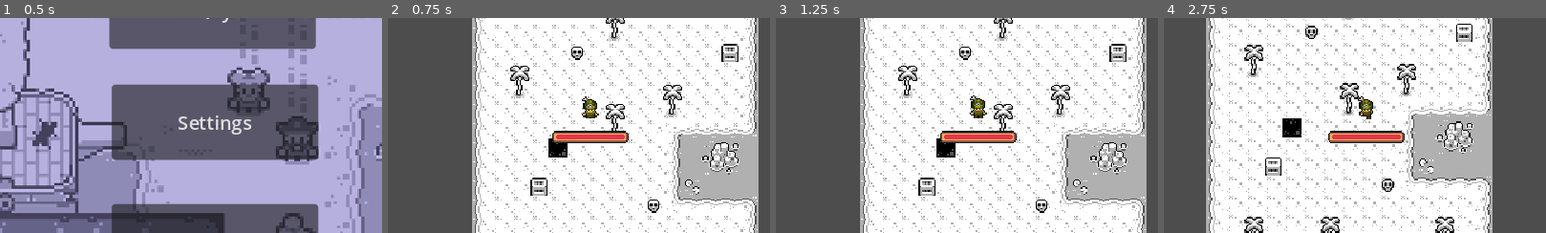
Above: before the commit, frames 1-4 (left to right).
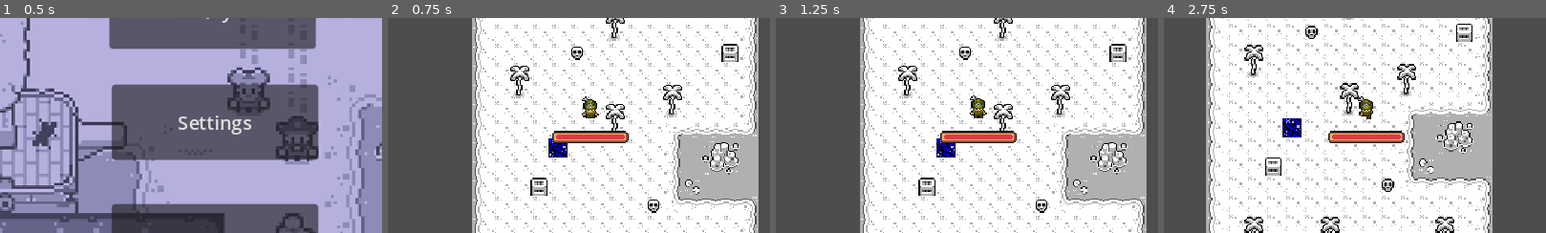
Above: after the commit, the same moments.

Repository: liam-barkley/Game-Jam
Game: Godot game, scene res://Scenes/main_menu.tscn
Same seed, same stepped clock (60 frames per second), same inputs: the game is played once before the commit and once after it.
Inputs (mouse positions are % of the whole screen's width and height, from its top left):
- Up to frame 1 (0.5 s): no input
- Up to frame 2 (0.75 s): click "Play" at 0.5 s
- Up to frame 3 (1.25 s): no input
- Up to frame 4 (2.75 s): tap Enter at 1.25 s; move the mouse to (72, 45) at 1.27 s; hold D (move_right) 1.28-2.03 s; click (72, 45) at 1.35 s; move the mouse to (30, 55) at 2.02 s; hold S (move_down) from 2.03 s (still down); click (30, 55) at 2.1 s
The pictures show only the part of the screen within x 24-74%, y 29-79%; the shares and areas given below are measured in that part.

Frame 1 is identical in both runs. In frame 2, 0.2% of the frame differs, in the area x 42-47%, y 56-65%; in frame 3, 0.2%; in frame 4, 0.2%, in the area x 31-36%, y 46-56%.

Commit message:
Improved corrosive tile animation

Diff:
--- a/Game/Scenes/corrupt_tile.tscn
+++ b/Game/Scenes/corrupt_tile.tscn
@@ -1,9 +1,10 @@
-[gd_scene load_steps=5 format=3 uid="uid://pd461cdy6t1a"]
-
-[ext_resource type="Texture2D" uid="uid://d25bh0bro72nv" path="res://Arts/kenney_monochrome-pirates/Monochrome/Tilemap/tilemap.png" id="1_fypsf"]
-
-[sub_resource type="TileSetAtlasSource" id="TileSetAtlasSource_20xw7"]
-texture = ExtResource("1_fypsf")
+[gd_scene load_steps=7 format=3 uid="uid://pd461cdy6t1a"]
+
+[ext_resource type="Texture2D" uid="uid://cjils3yw7arf8" path="res://Arts/kenney_monochrome-pirates/Monochrome/Tilemap/corrosion_tilemap.png" id="1_8iim5"]
+[ext_resource type="Texture2D" uid="uid://cqglb138uu18i" path="res://Arts/kenney_monochrome-pirates/Monochrome/Tilemap/imageedit_5_3230235528.png" id="2_u6oox"]
+
+[sub_resource type="TileSetAtlasSource" id="TileSetAtlasSource_c5u2m"]
+texture = ExtResource("1_8iim5")
 separation = Vector2i(1, 1)
 0:0/0 = 0
 1:0/0 = 0
@@ -150,8 +151,157 @@
 16:7/0 = 0
 17:7/0 = 0
 
+[sub_resource type="TileSetAtlasSource" id="TileSetAtlasSource_gw6qv"]
+texture = ExtResource("2_u6oox")
+separation = Vector2i(1, 1)
+0:0/0 = 0
+1:0/0 = 0
+2:0/0 = 0
+3:0/0 = 0
+4:0/0 = 0
+5:0/0 = 0
+6:0/0 = 0
+7:0/0 = 0
+8:0/0 = 0
+9:0/0 = 0
+10:0/0 = 0
+11:0/0 = 0
+12:0/0 = 0
+13:0/0 = 0
+14:0/0 = 0
+15:0/0 = 0
+16:0/0 = 0
+17:0/0 = 0
+0:1/0 = 0
+1:1/0 = 0
+2:1/0 = 0
+3:1/0 = 0
+4:1/0 = 0
+5:1/0 = 0
+6:1/0 = 0
+7:1/0 = 0
+8:1/0 = 0
+9:1/0 = 0
+10:1/0 = 0
+11:1/0 = 0
+12:1/0 = 0
+13:1/0 = 0
+14:1/0 = 0
+15:1/0 = 0
+16:1/0 = 0
+17:1/0 = 0
+0:2/0 = 0
+1:2/0 = 0
+2:2/0 = 0
+3:2/0 = 0
+4:2/0 = 0
+5:2/0 = 0
+6:2/0 = 0
+7:2/0 = 0
+8:2/0 = 0
+9:2/0 = 0
+10:2/0 = 0
+11:2/0 = 0
+12:2/0 = 0
+13:2/0 = 0
+14:2/0 = 0
+15:2/0 = 0
+16:2/0 = 0
+17:2/0 = 0
+0:3/0 = 0
+1:3/0 = 0
+2:3/0 = 0
+3:3/0 = 0
+4:3/0 = 0
+5:3/0 = 0
+6:3/0 = 0
+7:3/0 = 0
+8:3/0 = 0
+9:3/0 = 0
+10:3/0 = 0
+11:3/0 = 0
+12:3/0 = 0
+13:3/0 = 0
+14:3/0 = 0
+15:3/0 = 0
+16:3/0 = 0
+17:3/0 = 0
+0:4/0 = 0
+1:4/0 = 0
+2:4/0 = 0
+3:4/0 = 0
+4:4/0 = 0
+5:4/0 = 0
+6:4/0 = 0
+7:4/0 = 0
+8:4/0 = 0
+9:4/0 = 0
+10:4/0 = 0
+11:4/0 = 0
+12:4/0 = 0
+13:4/0 = 0
+14:4/0 = 0
+15:4/0 = 0
+16:4/0 = 0
+17:4/0 = 0
+0:5/0 = 0
+1:5/0 = 0
+2:5/0 = 0
+3:5/0 = 0
+4:5/0 = 0
+5:5/0 = 0
+6:5/0 = 0
+7:5/0 = 0
+8:5/0 = 0
+9:5/0 = 0
+10:5/0 = 0
+11:5/0 = 0
+12:5/0 = 0
+13:5/0 = 0
+14:5/0 = 0
+15:5/0 = 0
+16:5/0 = 0
+17:5/0 = 0
+0:6/0 = 0
+1:6/0 = 0
+2:6/0 = 0
+3:6/0 = 0
+4:6/0 = 0
+5:6/0 = 0
+6:6/0 = 0
+7:6/0 = 0
+8:6/0 = 0
+9:6/0 = 0
+10:6/0 = 0
+11:6/0 = 0
+12:6/0 = 0
+13:6/0 = 0
+14:6/0 = 0
+15:6/0 = 0
+16:6/0 = 0
+17:6/0 = 0
+0:7/0 = 0
+1:7/0 = 0
+2:7/0 = 0
+3:7/0 = 0
+4:7/0 = 0
+5:7/0 = 0
+6:7/0 = 0
+7:7/0 = 0
+8:7/0 = 0
+9:7/0 = 0
+10:7/0 = 0
+11:7/0 = 0
+12:7/0 = 0
+13:7/0 = 0
+14:7/0 = 0
+15:7/0 = 0
+16:7/0 = 0
+17:7/0 = 0
+
 [sub_resource type="TileSet" id="TileSet_fb5tr"]
-sources/0 = SubResource("TileSetAtlasSource_20xw7")
+sources/1 = SubResource("TileSetAtlasSource_c5u2m")
+sources/2 = SubResource("TileSetAtlasSource_gw6qv")
 
 [sub_resource type="RectangleShape2D" id="RectangleShape2D_5duv1"]
 size = Vector2(16, 16)
@@ -159,10 +309,10 @@
 [node name="CorruptArea" type="Area2D"]
 show_behind_parent = true
 
-[node name="TileMap" type="TileMap" parent="."]
+[node name="CorrosionTiles" type="TileMap" parent="."]
 tile_set = SubResource("TileSet_fb5tr")
 format = 2
-layer_0/tile_data = PackedInt32Array(0, 458752, 1)
+layer_0/tile_data = PackedInt32Array(0, 262146, 1)
 
 [node name="CollisionShape2D" type="CollisionShape2D" parent="."]
 position = Vector2(8, 8)
--- a/Game/Scenes/tile_script.gd
+++ b/Game/Scenes/tile_script.gd
@@ -5,8 +5,10 @@
 var NUM_COLS = 15
 var is_corrupted_grid = [] # Boolean 2D array of NUM_ROWS * NUM_COLS
 
-var corruption_probability = 0.025
+var CORRUPTION_PROBABILITY = 0.025
 var corrupted_tile = preload("res://Scenes/corrupt_tile.tscn")
+
+var is_player_in_corruption : bool = false
 
 func _ready():
 	initialize_grid()
@@ -29,7 +31,7 @@
 	var ny = 0
 	while corrupt_init == false:
 		var r = randf()
-		if  r < corruption_probability:
+		if  r < CORRUPTION_PROBABILITY:
 			var pos = Vector2(nx*GRID_SIZE, ny*GRID_SIZE)
 			var my_instance = corrupted_tile.instantiate()
 			my_instance.position = pos
@@ -66,10 +68,27 @@
 				if (i == 0 and j == 0) || (is_corrupted_grid[nx][ny] == true):
 					continue
 
-				if randf() < corruption_probability:
+				if randf() < CORRUPTION_PROBABILITY:
 					is_corrupted_grid[nx][ny] = true
 					# Instantiate corrupt tile
 					var pos = Vector2(nx * GRID_SIZE, ny * GRID_SIZE)
 					var corruption = corrupted_tile.instantiate()
 					corruption.position = pos
+					# Set corrupted tile
+					var tile = get_cell_atlas_coords(0, Vector2i(nx, ny))
+					corruption.get_node("CorrosionTiles").set_cell(0, Vector2i(0,0), 2, tile)
+					# Link signals
+					corruption.body_entered.connect(on_corruption_body_entered)
+					corruption.body_exited.connect(on_corruption_body_exited)
+					# Add instance to parent
 					add_child(corruption)
+
+func on_corruption_body_entered(body):
+	if body.name == "Player" && is_player_in_corruption == false:
+		is_player_in_corruption = true
+		print("Player has entered the corruption")
+
+func on_corruption_body_exited(body):
+	#if body.name == "Player" && is_player_in_corruption == true:
+		#is_player_in_corruption = false
+	pass
Binary file added: Game/Arts/kenney_monochrome-pirates/Monochrome/Tilemap/corrosion_tilemap.png
Not shown, added: Game/Arts/kenney_monochrome-pirates/Monochrome/Tilemap/corrosion_tilemap.png.import
Binary file added: Game/Arts/kenney_monochrome-pirates/Monochrome/Tilemap/imageedit_5_3230235528.png
Not shown, added: Game/Arts/kenney_monochrome-pirates/Monochrome/Tilemap/imageedit_5_3230235528.png.import
Not shown, added: Game/Scenes/wor1954.tmp
Not shown, added: Game/Scenes/worD611.tmp
